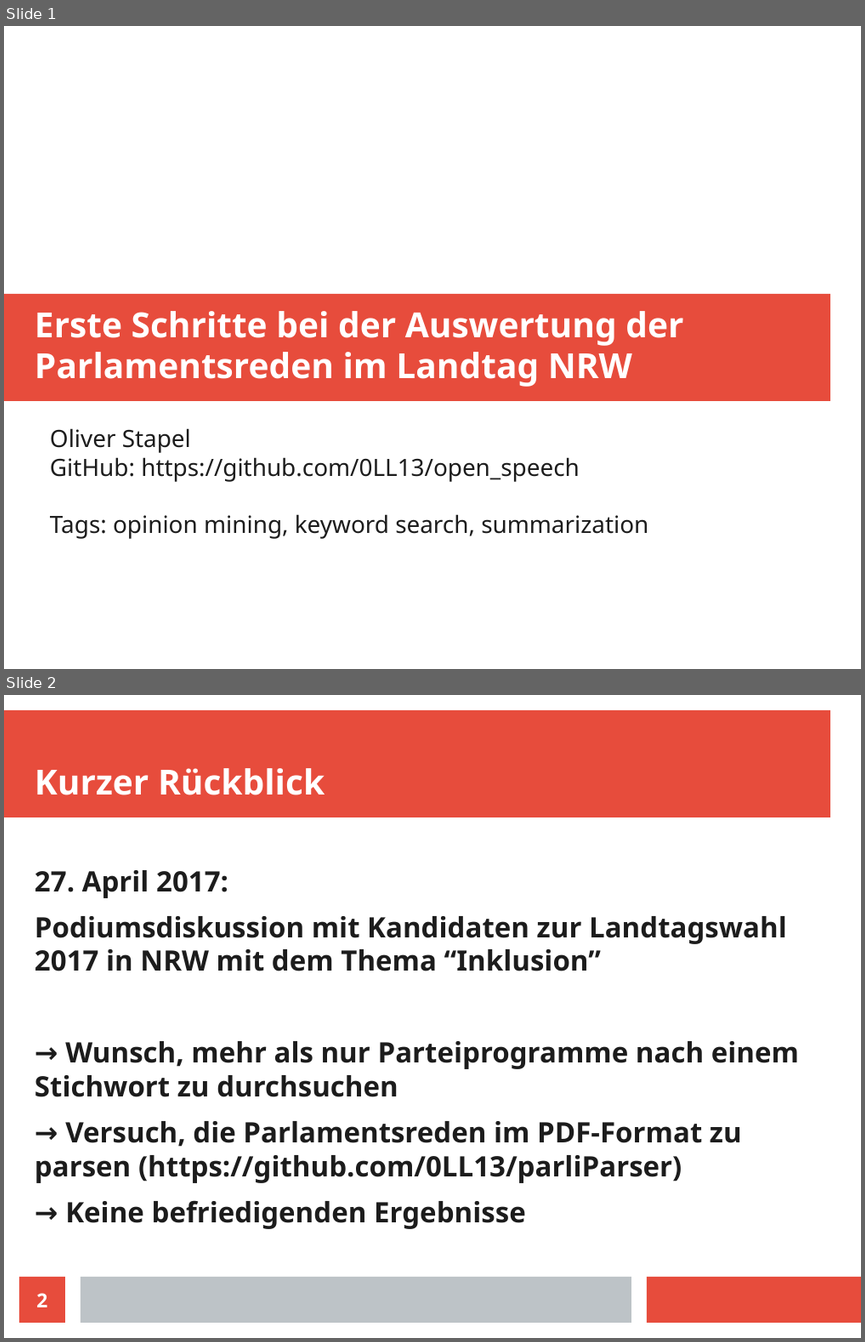
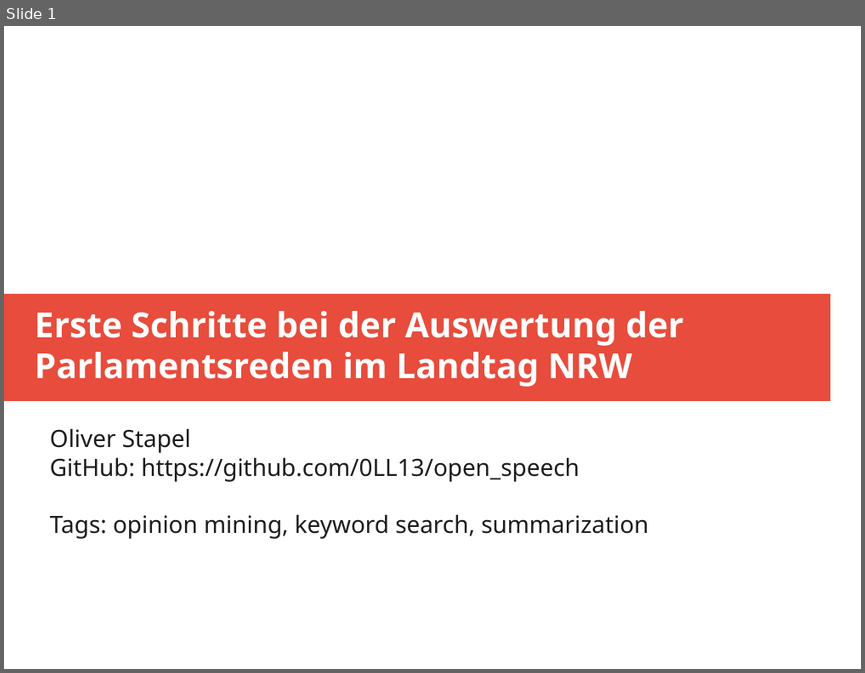
Before and after one commit to 0LL13/open_speech, a slide deck: speech_analysis.odp. Shown one above the other, each under a label of ours: slides 1 and 2 before the commit, slide 1 after it. The pictures are 865x1342 and 865x673 pixels, drawn with LibreOffice and Linux fonts; fonts in the diff are those of the drawing. Boxes give left, top, right and bottom in pixels: in the first picture for what was removed or moved away, otherwise in the second. Text is boxed around its words. In the diff, an @@ line names an element or a change of style, - is before the commit and + after.

```diff
--- a/speech_analysis.odp
+++ b/speech_analysis.odp
@@ slide 2 removed at (x1=4, y1=695, x2=861, y2=1338), background #FFFFFF @@
@@ rectangle removed at (x1=4, y1=710, x2=830, y2=818) @@
@@ title removed at (x1=35, y1=768, x2=324, y2=795) @@
-Kurzer Rückblick
@@ text removed at (x1=35, y1=870, x2=799, y2=1229) @@
-27. April 2017:
-Podiumsdiskussion mit Kandidaten zur Landtagswahl 2017 in NRW mit dem Thema “Inklusion”
-→ Wunsch, mehr als nur Parteiprogramme nach einem Stichwort zu durchsuchen
-→ Versuch, die Parlamentsreden im PDF-Format zu parsen (https://github.com/0LL13/parliParser)
-→ Keine befriedigenden Ergebnisse
@@ page number removed at (x1=19, y1=1276, x2=65, y2=1322) @@
-2
@@ rectangle removed at (x1=80, y1=1276, x2=631, y2=1322) @@
@@ rectangle removed at (x1=647, y1=1276, x2=861, y2=1322) @@
```
Also in this commit, not shown: 2 slides added, 1 other slide removed, 7 other files.
